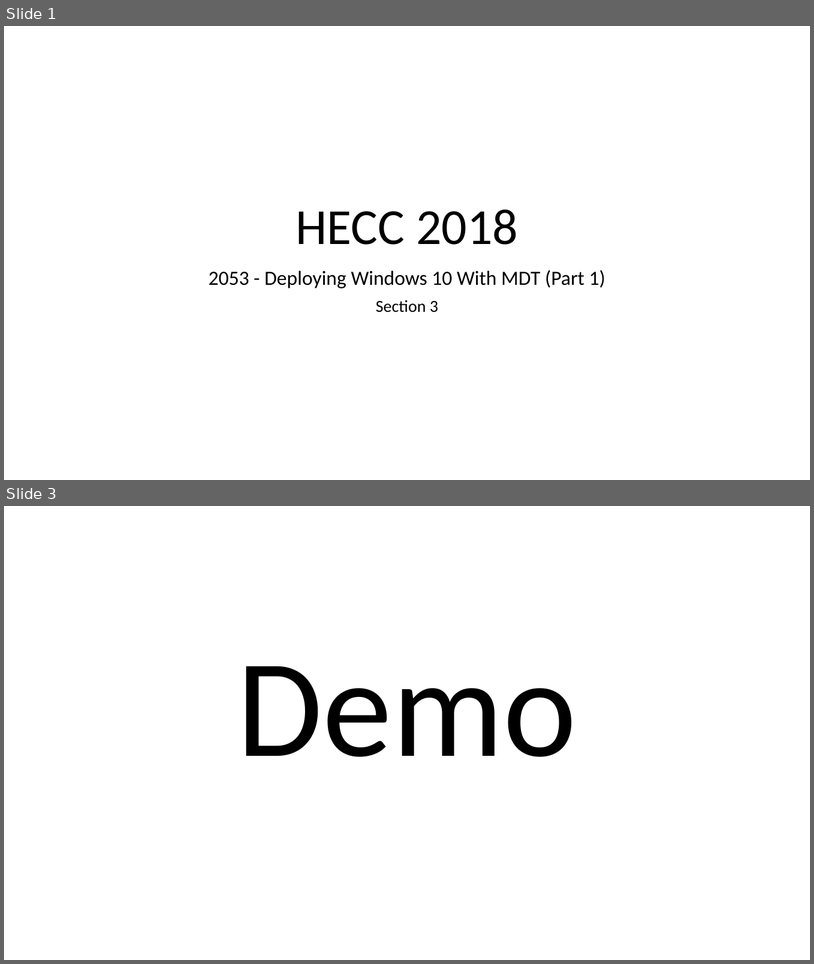
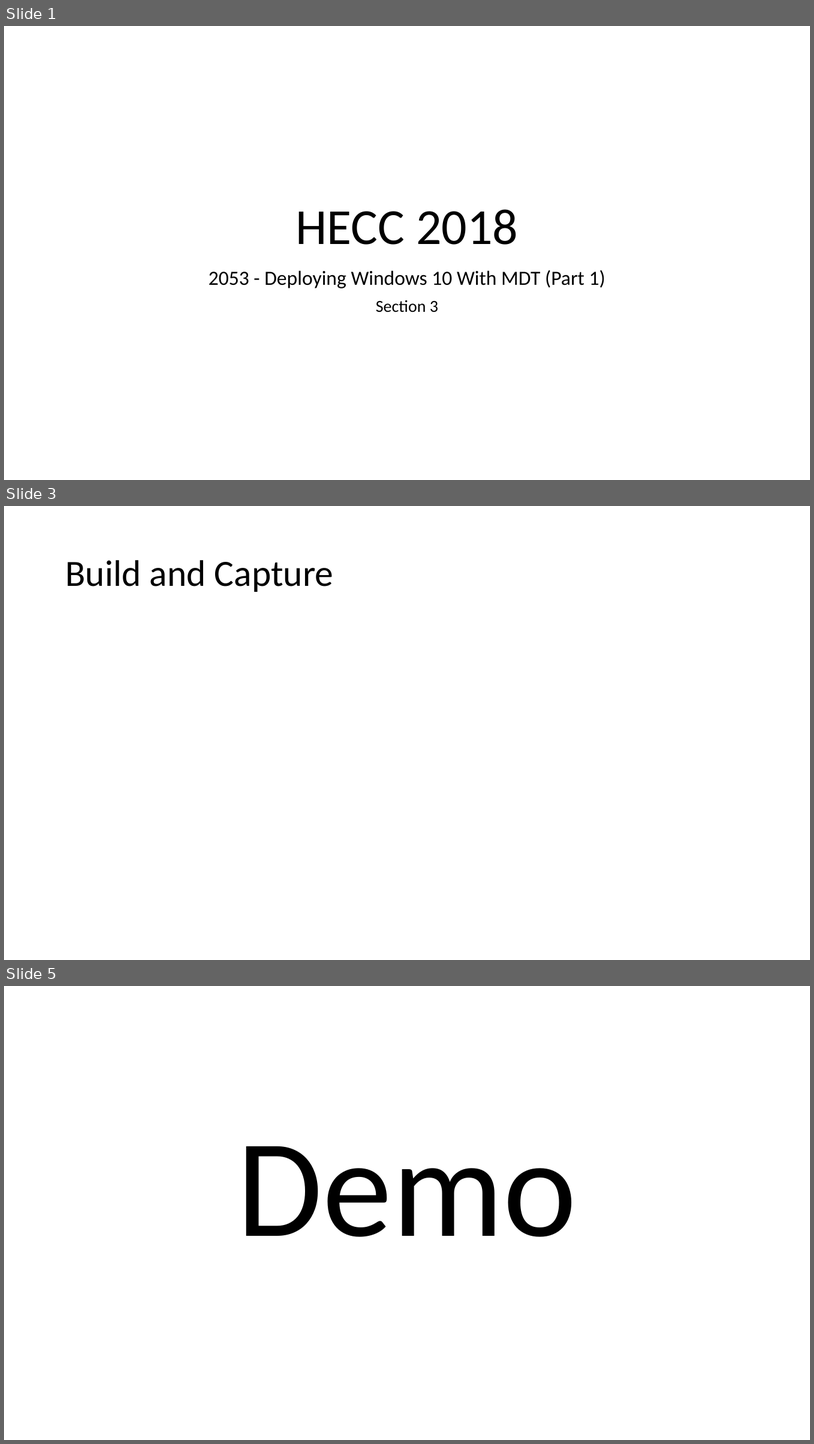
Before and after one commit to fydexx/HECC-2018, a slide deck: Part_01/Section03.pptx. Shown one above the other, each under a label of ours: slides 1 and 3 before the commit, slides 1, 3 and 5 after it; the slides between them are not shown. The pictures are 814x964 and 814x1444 pixels, drawn with LibreOffice and Linux fonts; fonts in the diff are those of the drawing. Boxes give left, top, right and bottom in pixels: in the first picture for what was removed or moved away, otherwise in the second. Text is boxed around its words. In the diff, an @@ line names an element or a change of style, - is before the commit and + after.

```diff
--- a/Part_01/Section03.pptx
+++ b/Part_01/Section03.pptx
@@ slide 3 added at box(4, 506, 810, 960), background #FFFFFF @@
@@ title added at box(65, 560, 334, 592), 44 pt, text #000000 @@
+Build and Capture
@@ what was slide 3 is now slide 5 @@
```
Also in this commit, not shown: 1 slide changed, 2 other slides added.
